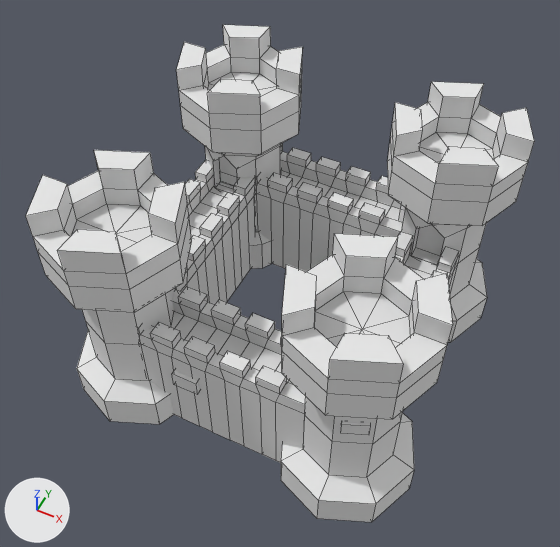
The OBJ model Assets/GameFolders/Model/Tower/Tower.obj, before and after one commit.
Camera for both pictures: a camera (50 mm lens) standing at (8.28, -18.58, 27.27) and looking at (-0.83, -0.37, 4.5). Arrows for +X, +Y and +Z are at lower left; the lights stay in place. Mesh edges are drawn as thin lines. Where no turn or scale is listed for an object, it has been applied to the vertices.

In view in the first picture: 'Tower'.
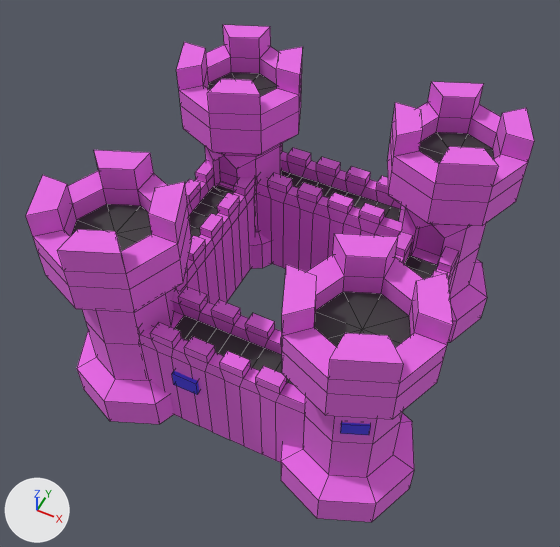
What differs and where, as boxes (x1, y1, x2, y2) in the pictures (560 x 547 px):
'Tower', recoloured, surface changed (white to pink): (26, 25, 534, 522) in both
part 1 of me_tower, recoloured: (72, 72, 494, 385) in both

Diff of the bpy script that builds the scene:
```diff
--- a/Assets/GameFolders/Model/Tower/Tower.obj.py
+++ b/Assets/GameFolders/Model/Tower/Tower.obj.py
@@ mat_78909c @@
 mat_78909c = principled_material('78909C')
-mat_78909c.base_color = (0.8, 0.8, 0.8)  # white #e7e7e7
+mat_78909c.base_color = (0.8, 0.142, 0.784)  # pink #e769e5
 mat_78909c.roughness = 1.0
@@ mat_455a64 @@
 mat_455a64 = principled_material('455A64')
-mat_455a64.base_color = (0.8, 0.8, 0.8)  # white #e7e7e7
+mat_455a64.base_color = (0.0683, 0.0497, 0.8)  # blue #4a3fe7
 mat_455a64.roughness = 1.0
@@ mat_road @@
+mat_road = principled_material('Road')
+mat_road.base_color = (0.0445, 0.0445, 0.0445)  # black #3c3c3c
@@ me_tower @@
 me_tower.from_pydata(...)  # 1327 vertices, 1322 faces; spans x -7.82..6.6, y -6.94..7.49, z -0.09..9.95
 # used by ob_tower; location = (0.0, 0.0, 0.0)
+# me_tower part 1: 66 faces spanning x -6.79..5.57, y -5.9..6.45, z 4.18..8.27 switch from mat_78909c (white #e7e7e7) to mat_road (black #3b3b3b)
 me_tower.materials.append(mat_455a64)
```
